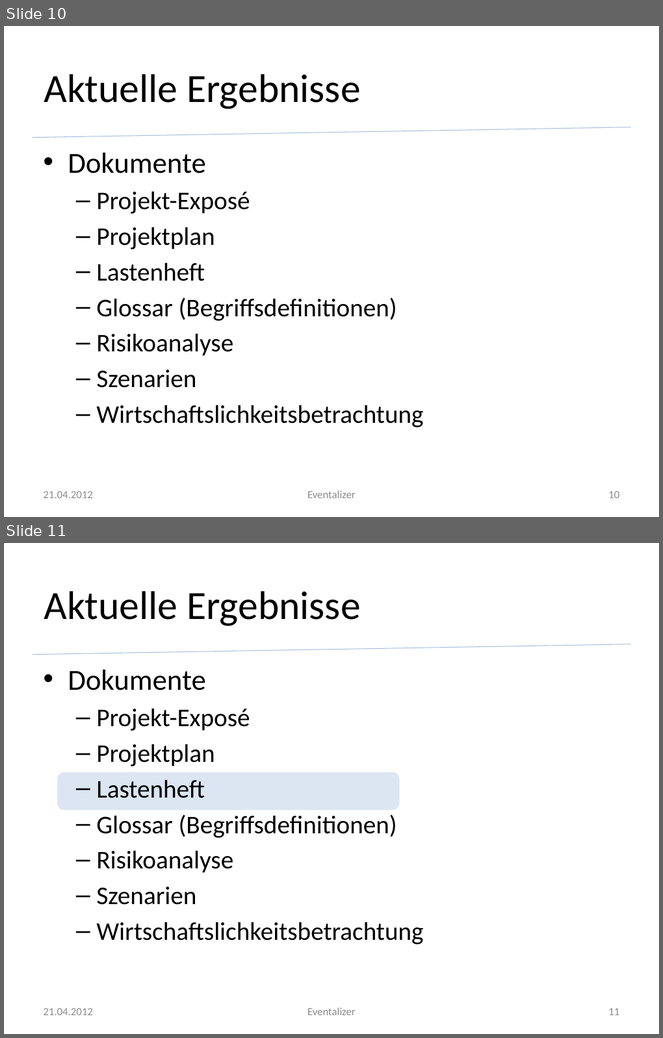
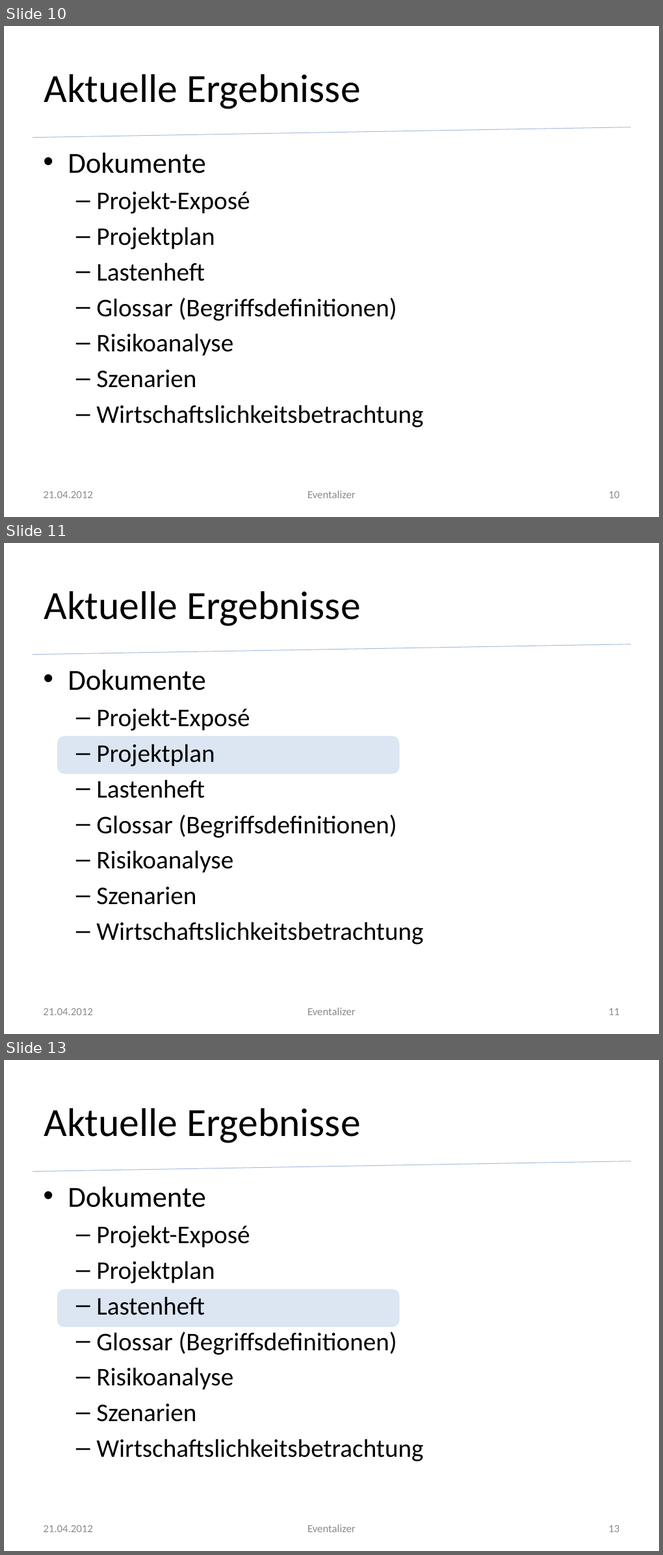
Before and after one commit to silkslostsoul/Eventalizer, a slide deck: Dokumente/Zwischenstand zum 2012 04 21.pptx. Shown one above the other, each under a label of ours: slides 10 and 11 before the commit, slides 10, 11 and 13 after it; the slides between them are not shown. The pictures are 663x1038 and 663x1555 pixels, drawn with LibreOffice and Linux fonts; fonts in the diff are those of the drawing; background and template pictures are left out. Boxes give left, top, right and bottom in pixels: in the first picture for what was removed or moved away, otherwise in the second. Text is boxed around its words. In the diff, an @@ line names an element or a change of style, - is before the commit and + after.

```diff
--- a/Dokumente/Zwischenstand zum 2012 04 21.pptx
+++ b/Dokumente/Zwischenstand zum 2012 04 21.pptx
@@ slide 11 added at <box>4,543,659,1034</box>, background #FFFFFF; not listed: 1 template element that a slide beside it also shows @@
@@ title added at <box>44,591,360,626</box>, 44 pt, text #000000 @@
+Aktuelle Ergebnisse
@@ text added at <box>68,670,423,945</box>, 28 pt, text #000000 @@
+• Dokumente
+  – Projekt-Exposé
+  – Projektplan
+  – Lastenheft
+  – Glossar (Begriffsdefinitionen)
+  – Risikoanalyse
+  – Szenarien
+  – Wirtschaftslichkeitsbetrachtung
@@ rounded rectangle added at <box>59,737,399,773</box>, fill #DCE6F2, outline #DCE6F2 2 pt @@
@@ text added at <box>43,1008,92,1016</box>, 12 pt, text #8C8C8C @@
+21.04.2012
@@ text added at <box>308,1008,356,1016</box>, 12 pt, text #8C8C8C @@
+Eventalizer
@@ page number added at <box>608,1008,620,1016</box>, 12 pt, text #8C8C8C @@
+11
@@ what was slide 11 is now slide 13 @@
@@ page number at <box>608,1525,620,1533</box>: text changed @@
-11
+13
```
Also in this commit, not shown: 4 slides changed, 5 other slides added, 5 other files.
